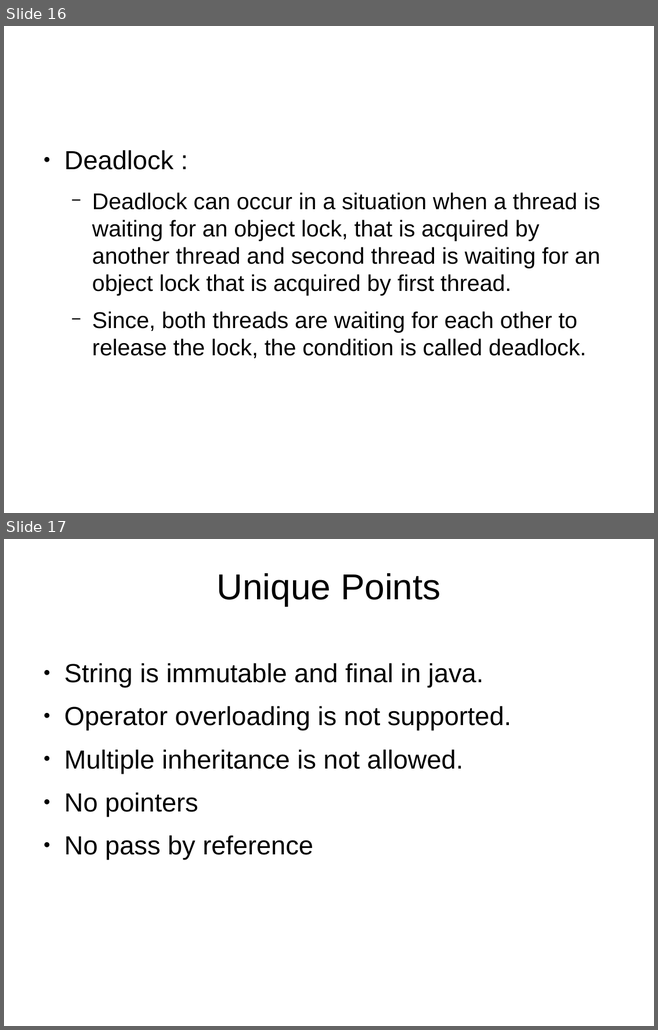
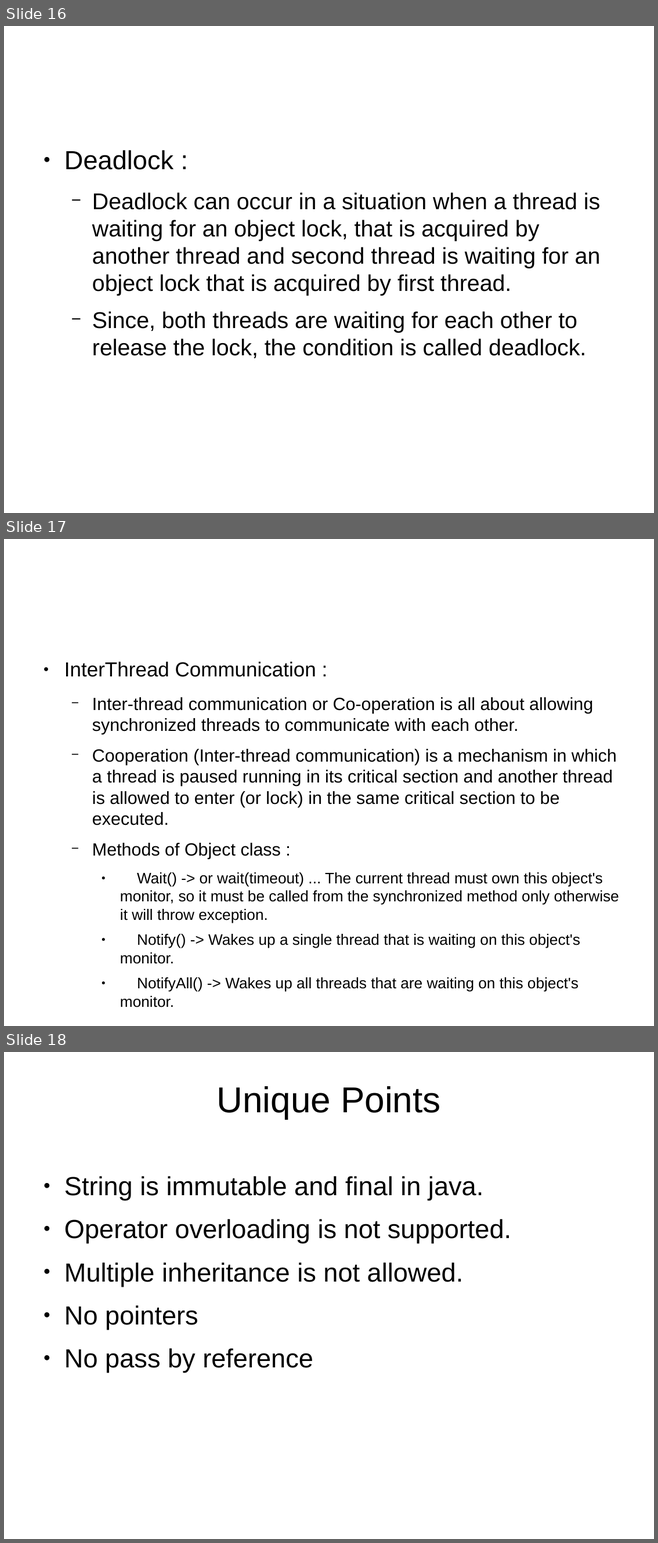
Before and after one commit to shikha-desai/Internship_PreWork, a slide deck: Java/Java_Notes.odp. Shown one above the other, each under a label of ours: slides 16 and 17 before the commit, slides 16, 17 and 18 after it. The pictures are 658x1030 and 658x1543 pixels, drawn with LibreOffice and Linux fonts; fonts in the diff are those of the drawing; background and template pictures are left out. Boxes give left, top, right and bottom in pixels: in the first picture for what was removed or moved away, otherwise in the second. Text is boxed around its words. In the diff, an @@ line names an element or a change of style, - is before the commit and + after.

```diff
--- a/Java/Java_Notes.odp
+++ b/Java/Java_Notes.odp
@@ slide 17 added at <box>4,539,654,1026</box>, background picture (left out) @@
@@ text added at <box>64,661,619,1008</box>, 21.6 pt, text #000000 @@
+● InterThread Communication :
+  − Inter-thread communication or Co-operation is all about allowing synchronized threads to communicate with each other.
+  − Cooperation (Inter-thread communication) is a mechanism in which a thread is paused running in its critical section and another thread is allowed to enter (or lock) in the same critical section to be executed.
+  − Methods of Object class :
+    ● Wait() -> or wait(timeout) ... The current thread must own this object's monitor, so it must be called from the synchronized method only otherwise it will throw exception.
+    ● Notify() -> Wakes up a single thread that is waiting on this object's monitor.
+    ● NotifyAll() -> Wakes up all threads that are waiting on this object's monitor.
@@ what was slide 17 is now slide 18 @@
```
Also in this commit, not shown: 1 other file.
